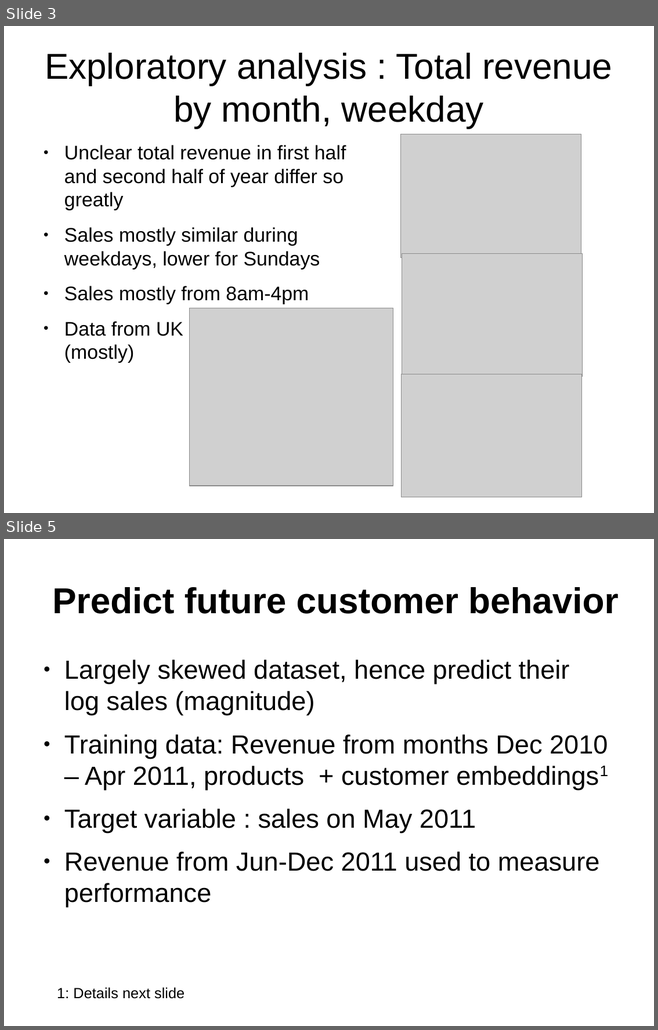
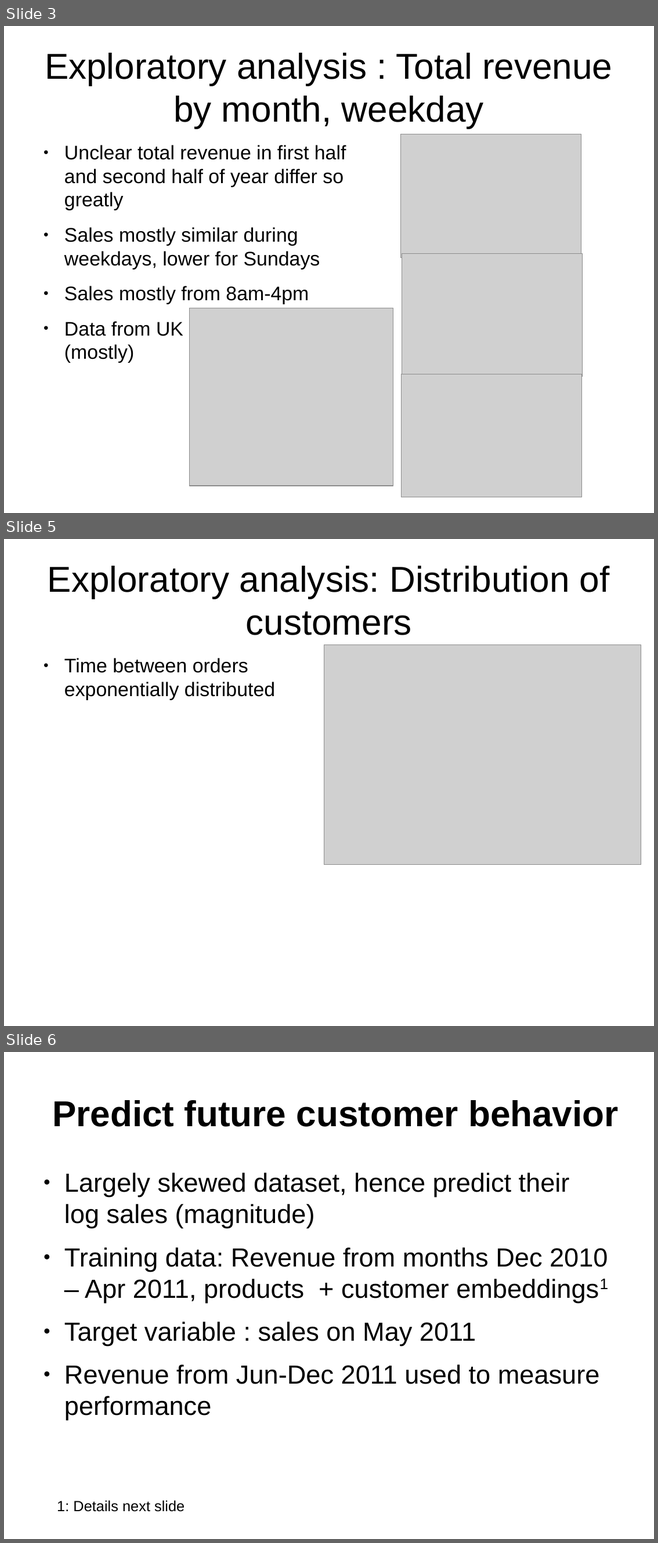
Before and after one commit to leexa90/E-commece-Data-Science, a slide deck: Present.odp. Shown one above the other, each under a label of ours: slides 3 and 5 before the commit, slides 3, 5 and 6 after it; the slides between them are not shown. The pictures are 658x1030 and 658x1543 pixels, drawn with LibreOffice and Linux fonts; fonts in the diff are those of the drawing; grey boxes stand for pictures. Boxes give left, top, right and bottom in pixels: in the first picture for what was removed or moved away, otherwise in the second. Text is boxed around its words. In the diff, an @@ line names an element or a change of style, - is before the commit and + after.

```diff
--- a/Present.odp
+++ b/Present.odp
@@ slide 5 added at box(4, 539, 654, 1026), background #FFFFFF @@
@@ title added at box(48, 566, 610, 635), 44 pt, text #000000 @@
+Exploratory analysis: Distribution of customers
@@ text added at box(64, 658, 275, 700), 24 pt, text #000000 @@
+● Time between orders exponentially distributed
@@ picture added at box(324, 645, 641, 865) @@
@@ what was slide 5 is now slide 6 @@
```
Also in this commit, not shown: 1 slide changed, 1 other file.
